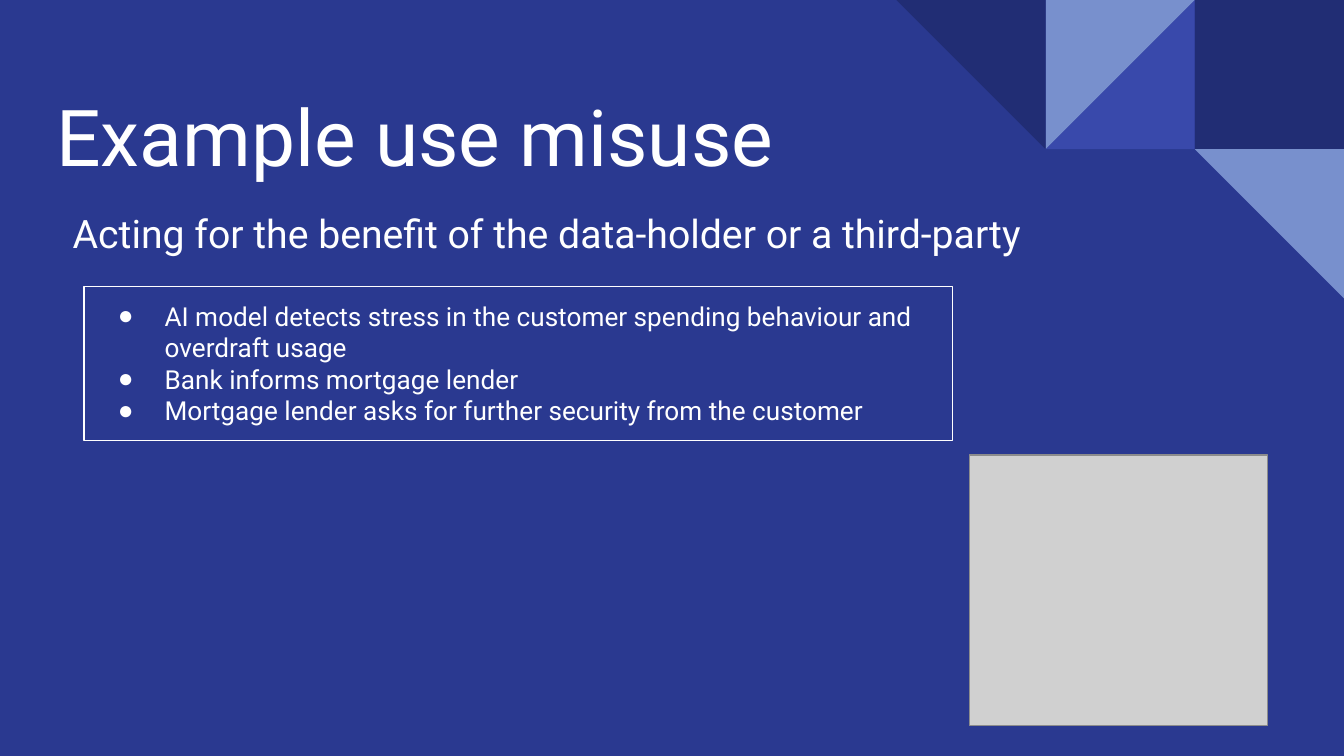
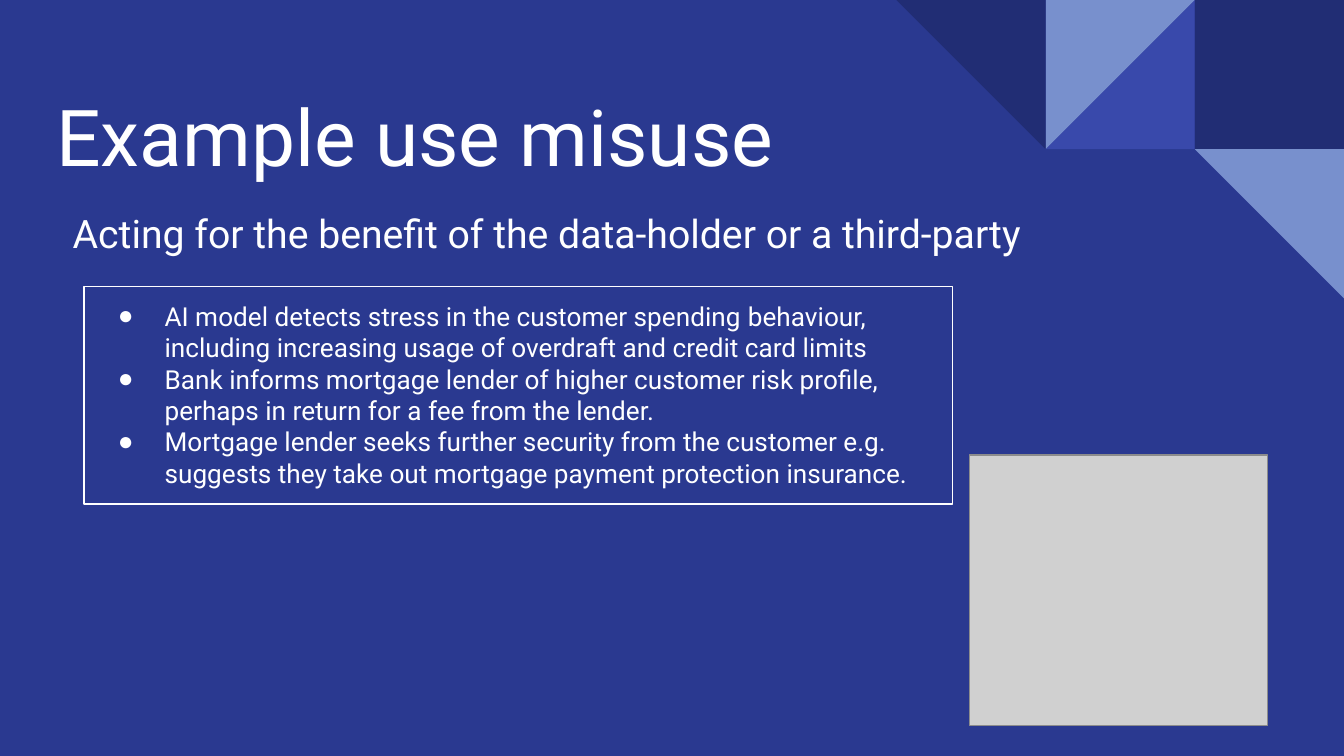
Before and after one commit to pjbateman/codeclan_homework_paul, a slide deck: slide 4 of week_03/day_4/CodeClan Ethics Presentation.pptx. Drawn at 1344x756 pixels with LibreOffice and Linux fonts; fonts in the diff are those of the drawing; grey boxes stand for pictures. Boxes give left, top, right and bottom in pixels: in the first picture for what was removed or moved away, otherwise in the second. Text is boxed around its words. In the diff, an @@ line names an element or a change of style, - is before the commit and + after.

```diff
--- a/week_03/day_4/CodeClan Ethics Presentation.pptx
+++ b/week_03/day_4/CodeClan Ethics Presentation.pptx
@@ rectangle "AI model detects stress in ...": place and size @@
-rectangle "AI model detects stress in ..." at [83, 286, 952, 439]
+rectangle "AI model detects stress in ..." at [83, 286, 952, 504]
@@ text in rectangle at [165, 306, 907, 489]: text changed @@
-● AI model detects stress in the customer spending behaviour and overdraft usage
-● Bank informs mortgage lender
-● Mortgage lender asks for further security from the customer
+● AI model detects stress in the customer spending behaviour, including increasing usage of overdraft and credit card limits
+● Bank informs mortgage lender of higher customer risk profile, perhaps in return for a fee from the lender.
+● Mortgage lender seeks further security from the customer e.g. suggests they take out mortgage payment protection insurance.
```
Also in this commit, not shown: 3 other slides changed, 1 other file.
